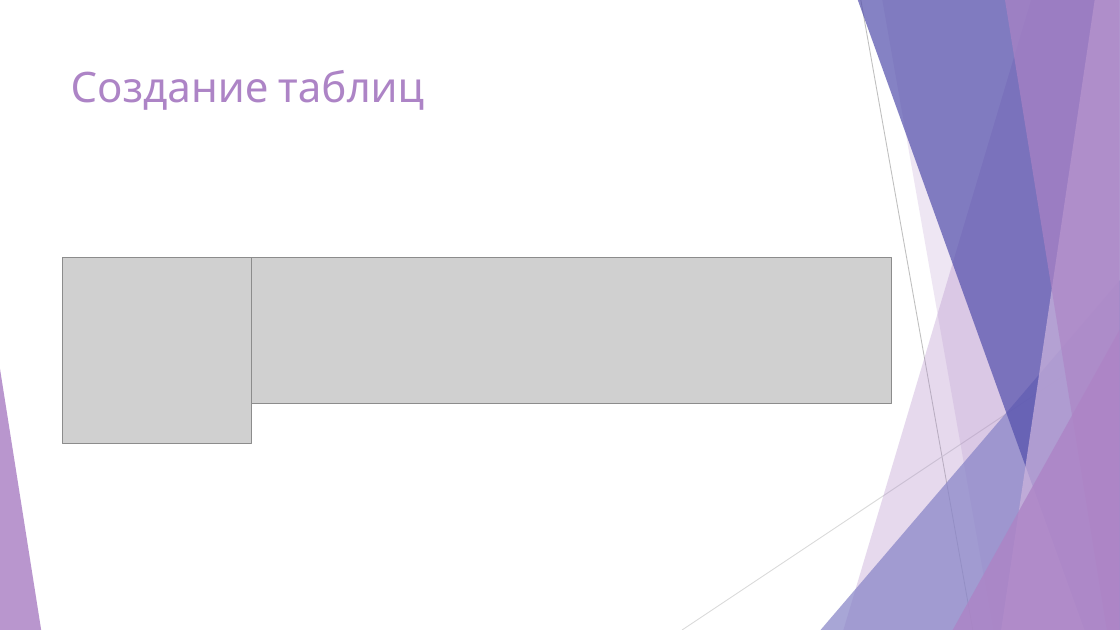
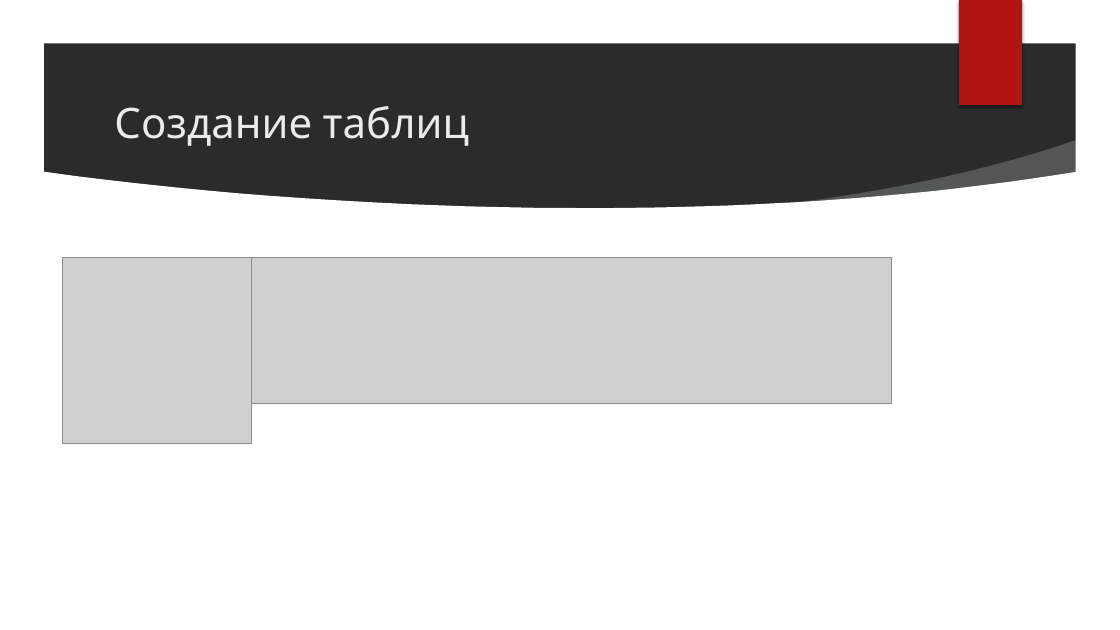
Before and after one commit to nefir2/kur, a slide deck: slide 6 of well, this is mine/presentation/remake to mine presentation/presentation.pptx. Drawn at 1120x630 pixels with LibreOffice and Linux fonts; fonts in the diff are those of the drawing; grey boxes stand for pictures; background and template pictures are left out; a plain dark background stands for a picture behind light text. Boxes give left, top, right and bottom in pixels: in the first picture for what was removed or moved away, otherwise in the second. Text is boxed around its words. In the diff, an @@ line names an element or a change of style, - is before the commit and + after.

```diff
--- a/well, this is mine/presentation/remake to mine presentation/presentation.pptx
+++ b/well, this is mine/presentation/remake to mine presentation/presentation.pptx
@@ background #FFFFFF to picture (left out) @@
@@ group added at (0, 0, 1120, 630): 3 ellipses, 3 freeform shapes @@
@@ rectangle added at (959, 0, 1022, 105), fill #B01513 @@
@@ title "Создание таблиц": place and size @@
-title "Создание таблиц" at (71, 70, 424, 110)
+title "Создание таблиц" at (114, 106, 469, 146)
@@ title "Создание таблиц" at (114, 106, 469, 146): font Cabin to League Spartan, text colour #AD84C6 to #EBEBEB; vertical alignment top to middle @@
@@ group removed at (0, 0, 1120, 630): 5 freeform shapes, 3 triangles, 2 lines @@
```
Also in this commit, not shown: 13 other slides changed, 1 other file.
